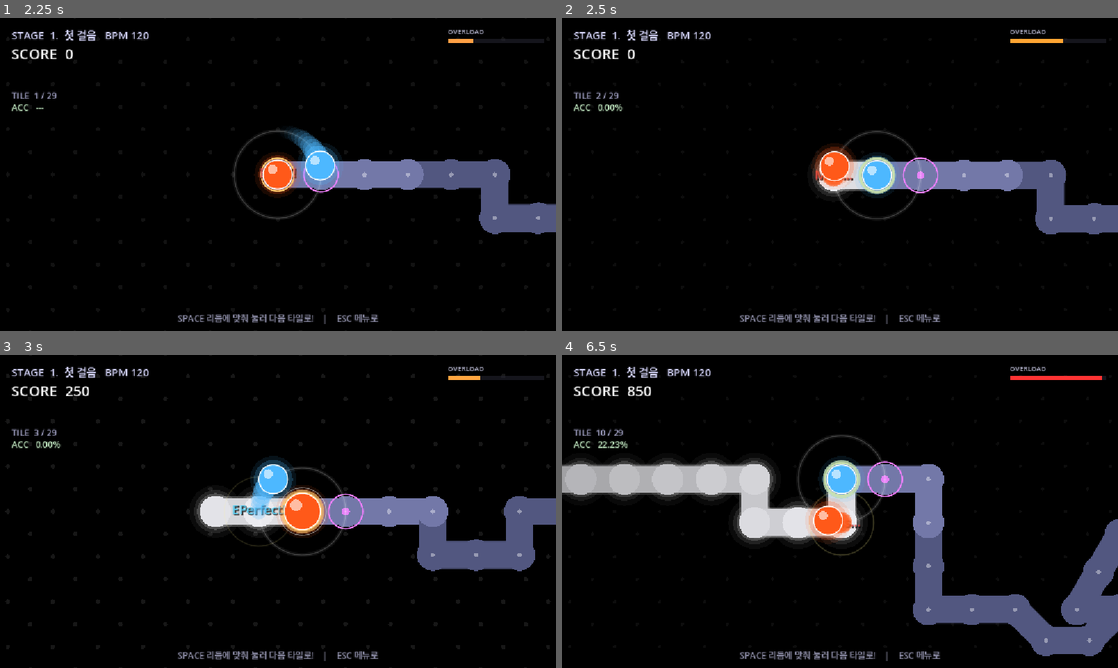
Above: before the commit, frames 1-4 (two rows, left to right).
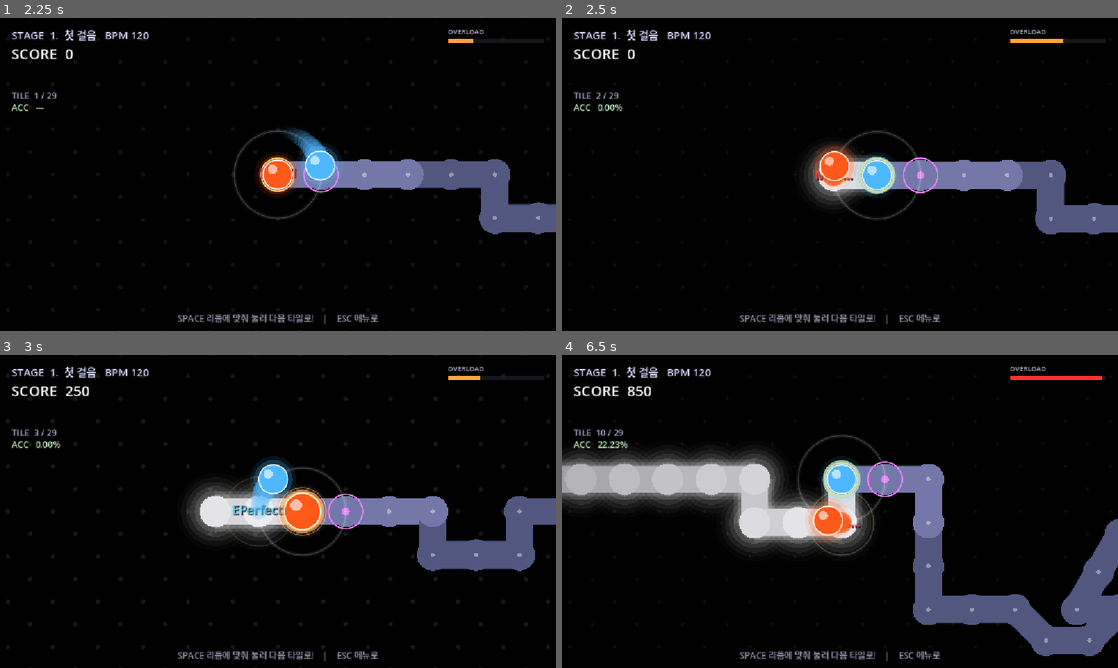
Above: after the commit, the same moments.

Repository: dlatlgn/adofai-prototype
Game: Godot game, scene res://scenes/StageSelect.tscn
The game is run twice, just before and just after one commit, with the same random seed, the same clock (stepped at 60 frames per second) and the same inputs.
Inputs:
- Up to frame 1 (2.25 s): tap Enter at 0.5, 0.6, 2.1 s; hold Right 0.53-1.28 s; tap Space at 0.77, 1.52 s; hold Down 1.28-2.03 s; tap Keypad Enter at 1.35 s; hold Right from 2.03 s (still down)
- Up to frame 2 (2.5 s): keep holding Right
- Up to frame 3 (3 s): release Right at 2.78 s; hold Up from 2.78 s (still down); tap Keypad Enter at 2.85 s
- Up to frame 4 (6.5 s): tap Space at 3.02, 3.77, 4.52, 6.02 s; release Up at 3.53 s; hold Left 3.53-5.03 s; tap Enter at 3.6, 5.1 s; tap Keypad Enter at 4.35, 5.85 s; hold Down 5.03-5.78 s; hold Right from 5.78 s (still down)

Frame 1 is identical in both runs. In frame 2, 0.7% of the frame differs, in the area x 43-56%, y 40-60%; in frame 3, 1.2%; in frame 4, 4.9%, in the area x 0-56%, y 30-64%.

Commit message:
Smooth radial gradient glow with adjacent-tile overlap
- 지나온 관절 글로우 : 3층 → 8층 그라데이션
  · 반경 JOINT_R+2 ~ JOINT_R+66 (약 34~98px)
  · pow((1-t), 1.7) 부드러운 falloff → 자연스러운 방사 그라데이션
  · 최대 반경 98 > TILE_DIST 90 → 인접 타일 글로우가 오버랩되어 동화
- 지나온 도로 트레일 :
  · 넓은 층 (ROAD_WIDTH + 28, alpha × 0.28) : 부드러운 아우라
  · 좁은 층 (ROAD_WIDTH + 14, alpha × 0.50) : 중심 밝기
  · 인접 타일의 원형 글로우와 연결되어 끊김 없는 연속 트레일
- 감쇠율 완화 (dist × 0.020 → 0.018) : 더 멀리까지 은은하게 유지
- 시작 알파 상향 (0.50 → 0.60) : 최근 지나온 타일 더 뚜렷

Diff:
--- a/scripts/Track.gd
+++ b/scripts/Track.gd
@@ -50,20 +50,26 @@
 	queue_redraw()
 
 func _draw() -> void:
-	# 1. 지나온 관절 뒤에 흰빛 3중 글로우 (넓은 헤일로 + 중간 링 + 밝은 코어)
+	# 1. 지나온 관절 뒤에 8층 그라데이션 흰빛 글로우
+	#    최대 반경 JOINT_R + 66 ≈ 98px > TILE_DIST(90) → 인접 타일 글로우 오버랩 → 동화
 	for i in range(current_tile):
+		var pos: Vector2 = tiles[i]
 		var dist: int = current_tile - i
-		var glow_a: float = maxf(0.08, 0.50 - dist * 0.022)
-		draw_circle(tiles[i], JOINT_R + 22.0, Color(1, 1, 1, glow_a * 0.10))  # 외곽 헤일로
-		draw_circle(tiles[i], JOINT_R + 12.0, Color(1, 1, 1, glow_a * 0.22))  # 중간 링
-		draw_circle(tiles[i], JOINT_R + 5.0, Color(1, 1, 1, glow_a * 0.42))   # 밝은 코어
+		var glow_base: float = maxf(0.10, 0.60 - dist * 0.018)
+		for layer_i in range(8):
+			var t: float = float(layer_i) / 7.0     # 0(중심) → 1(외곽)
+			var r: float = JOINT_R + 2.0 + t * 64.0
+			var falloff: float = pow(1.0 - t, 1.7)   # 부드러운 감쇠
+			var alpha: float = glow_base * falloff * 0.30
+			draw_circle(pos, r, Color(1, 1, 1, alpha))
 
-	# 2. 지나온 도로 뒤에 얇은 흰빛 라인 (지속 트레일감)
+	# 2. 지나온 도로 뒤에 넓은 흰빛 이중 트레일 (인접 타일 글로우와 이어짐)
 	for i in range(current_tile):
 		if i + 1 < tiles.size():
 			var d: int = current_tile - i
-			var line_a: float = maxf(0.04, 0.28 - d * 0.02)
-			draw_line(tiles[i], tiles[i + 1], Color(1, 1, 1, line_a), ROAD_WIDTH + 8.0, true)
+			var base_a: float = maxf(0.06, 0.35 - d * 0.018)
+			draw_line(tiles[i], tiles[i + 1], Color(1, 1, 1, base_a * 0.28), ROAD_WIDTH + 28.0, true)
+			draw_line(tiles[i], tiles[i + 1], Color(1, 1, 1, base_a * 0.50), ROAD_WIDTH + 14.0, true)
 
 	# 3. 도로 리본
 	for i in range(tiles.size() - 1):
